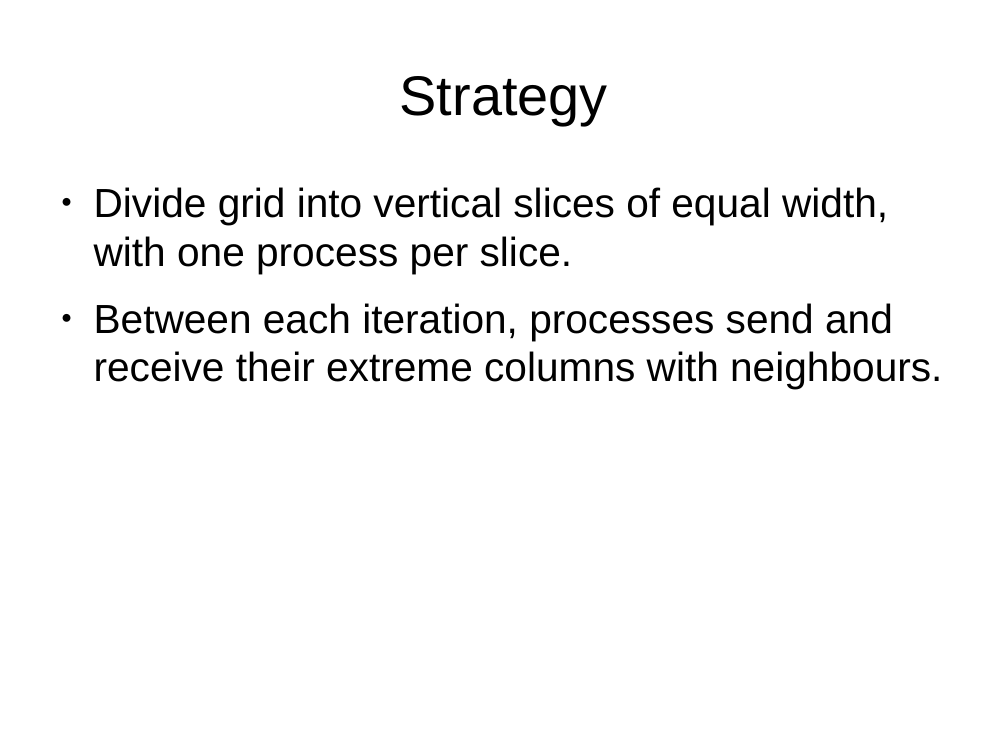
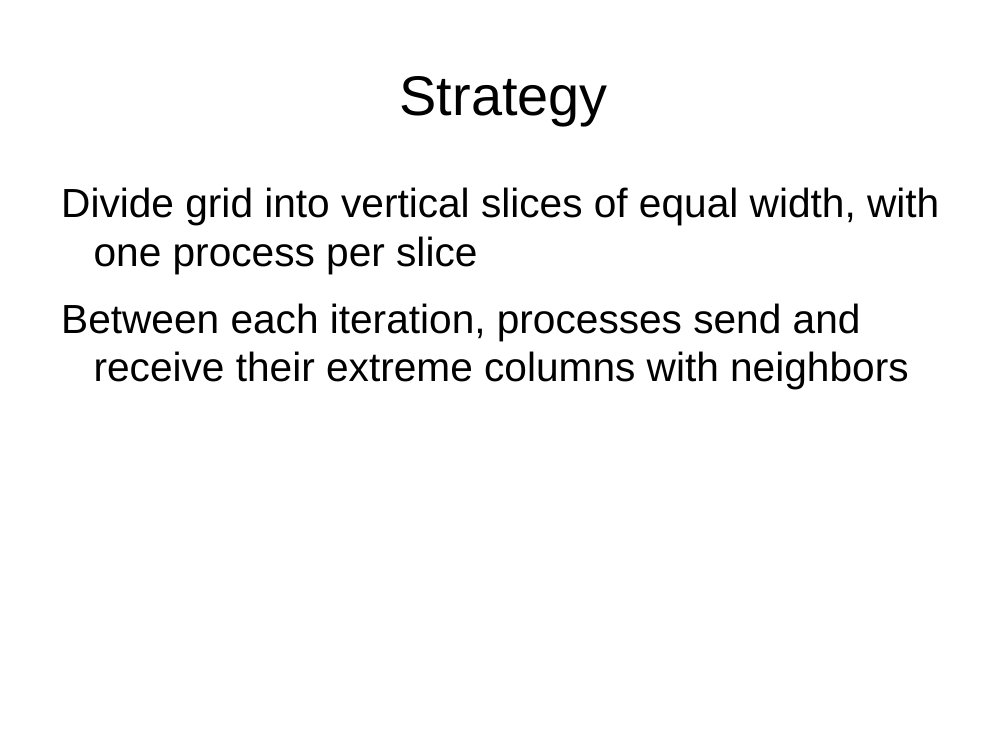
Before and after one commit to FractalDesigns/cowichan-1, a slide deck: slide 21 of miscellaneous/2010-12/slides.odp (slide 20 before the commit). Drawn at 1008x756 pixels with LibreOffice and Linux fonts; fonts in the diff are those of the drawing; background and template pictures are left out. Boxes give left, top, right and bottom in pixels: in the first picture for what was removed or moved away, otherwise in the second. Text is boxed around its words. In the diff, an @@ line names an element or a change of style, - is before the commit and + after.

```diff
--- a/miscellaneous/2010-12/slides.odp
+++ b/miscellaneous/2010-12/slides.odp
@@ text at (x1=61, y1=187, x2=939, y2=389): text changed @@
-● Divide grid into vertical slices of equal width, with one process per slice.
-● Between each iteration, processes send and receive their extreme columns with neighbours.
+Divide grid into vertical slices of equal width, with one process per slice
+Between each iteration, processes send and receive their extreme columns with neighbors
```
Also in this commit, not shown: 22 other slides changed, 4 slides added, 4 slides removed, 1 other file.
